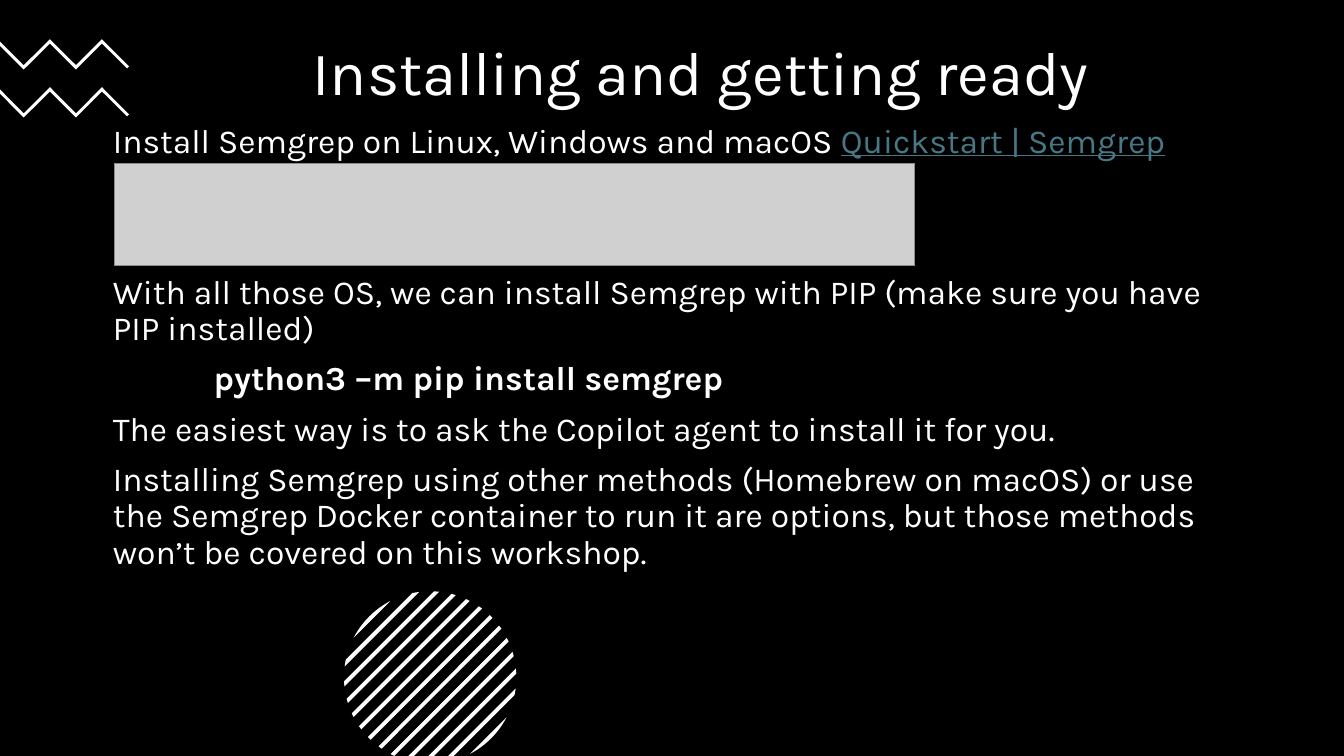
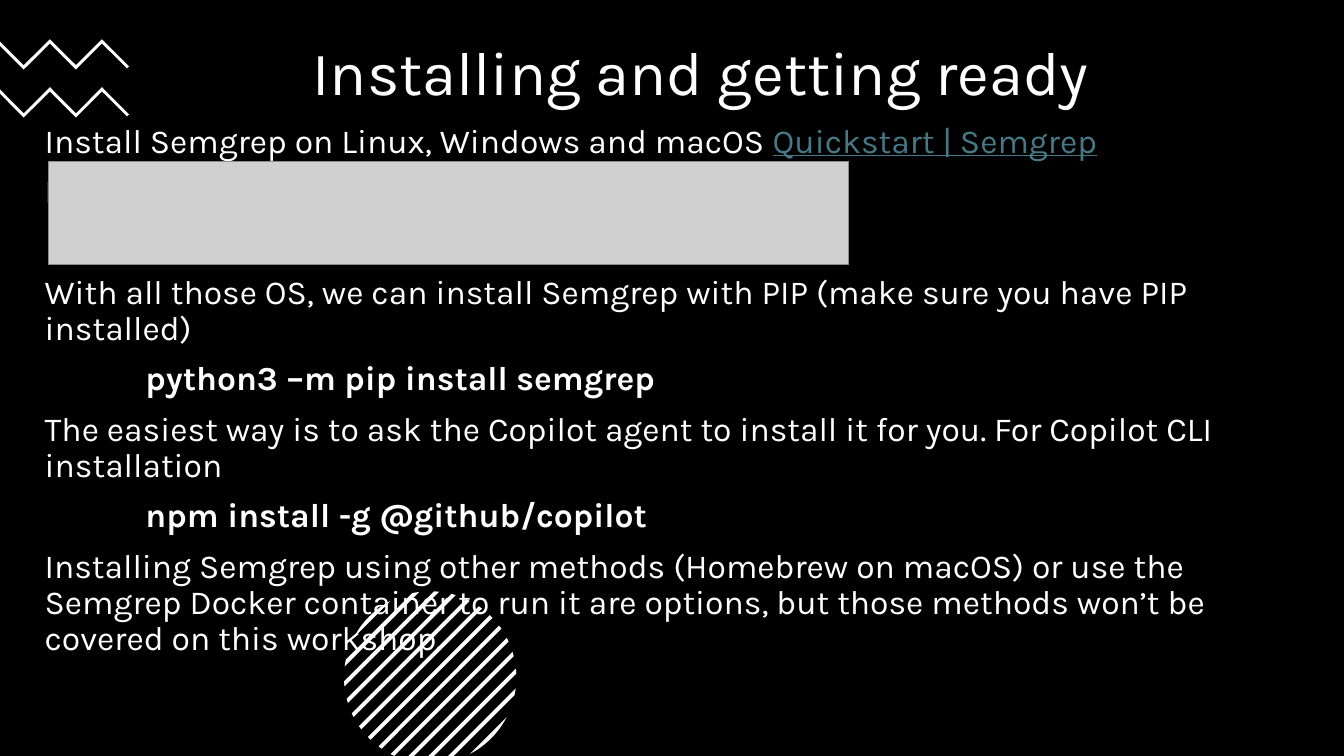
Before and after one commit to 247arjun/dc32-sast-workshop, a slide deck: slide 11 of BSides-Seattle-2026-Workshop.pptx (slide 10 before the commit). Drawn at 1344x756 pixels with LibreOffice and Linux fonts; fonts in the diff are those of the drawing; grey boxes stand for pictures. Boxes give left, top, right and bottom in pixels: in the first picture for what was removed or moved away, otherwise in the second. Text is boxed around its words. In the diff, an @@ line names an element or a change of style, - is before the commit and + after.

```diff
--- a/BSides-Seattle-2026-Workshop.pptx
+++ b/BSides-Seattle-2026-Workshop.pptx
@@ text "Install Semgrep on Linux, Windows ...": place and size @@
-text "Install Semgrep on Linux, Windows ..." at [113,130,1201,572]
+text "Install Semgrep on Linux, Windows ..." at [45,130,1212,659]
@@ picture: place and size @@
-picture at [115,163,915,266]
+picture at [48,161,849,264]
@@ text at [45,418,1212,536]: text changed @@
-The easiest way is to ask the Copilot agent to install it for you.
+The easiest way is to ask the Copilot agent to install it for you. For Copilot CLI installation
+npm install -g @github/copilot
```
Also in this commit, not shown: 2 slides added.
